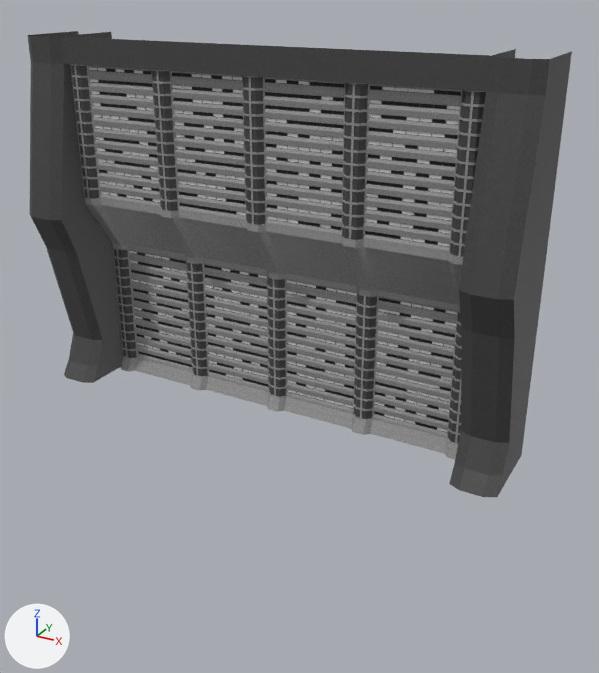
The FBX model MovementBased URP/Assets/3D Models/Megastructures/Megastructures2.fbx as it was, and as the next commit left it.
Both versions are drawn from a 50 mm camera at (204.0, -246.0, 154.0) aimed at (72.0, -6.0, 33.0). The lights are fixed; the arrows at lower left show +X, +Y and +Z. The first picture is the older version.

Objects in the first picture: 'Модуль.001'.
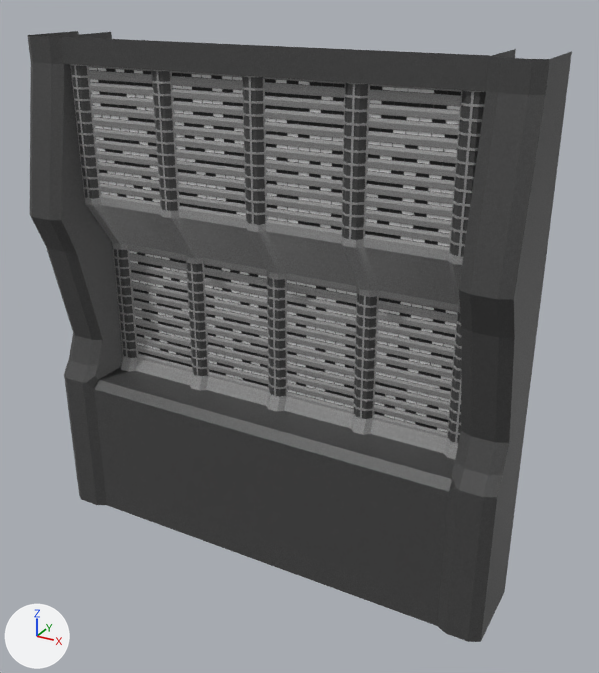
The newer file is also turned or shifted as a whole; pictures and numbers use the older file's frame.

The edits, one by one:
me_cube_007 is used by ob_модуль_001; location (58.8, -8.5, 64.5).
me_cube_007 had 11105 vertices, 9267 faces and spanned x -91.0..93.0, y -21.0..17.0, z -64.0..69.0.
me_cube_007 now has 11118 vertices, 9274 faces and spans x -91.0..93.0, y -21.0..17.0, z -124.0..69.0.
Part 1, on me_cube_007:
7 vertices are removed from x -75.0..77.0, y -12.0..9.0, z -64.0.
13 faces are deleted.
10 vertices are added at x -78.0..80.0, y -14.0..-9.0, z -124.0..-62.0.
10 new vertices lie (0.0, 0.0, -60.0) away from vertices in x -91.0..93.0, y -14.0..17.0, z -64.0.
20 new faces join them, mat_metal_001 (picture img_metal512_png).
me_cube_007 part 2: 9254 kept faces spanning x -91.0..93.0, y -21.0..17.0, z -64.0..69.0 get new texture (UV) coordinates.

Location of each change, (x1, y1, x2, y2) in pixels of the pictures (599 x 673 px):
'Модуль.001', reshaped (31% taller): before (27, 31, 572, 497); after (27, 31, 572, 642)
part 1 of me_cube_007, built on: before (83, 357, 464, 490); after (64, 357, 521, 642)
part 2 of me_cube_007, surface changed: (64, 364, 522, 497) in both
